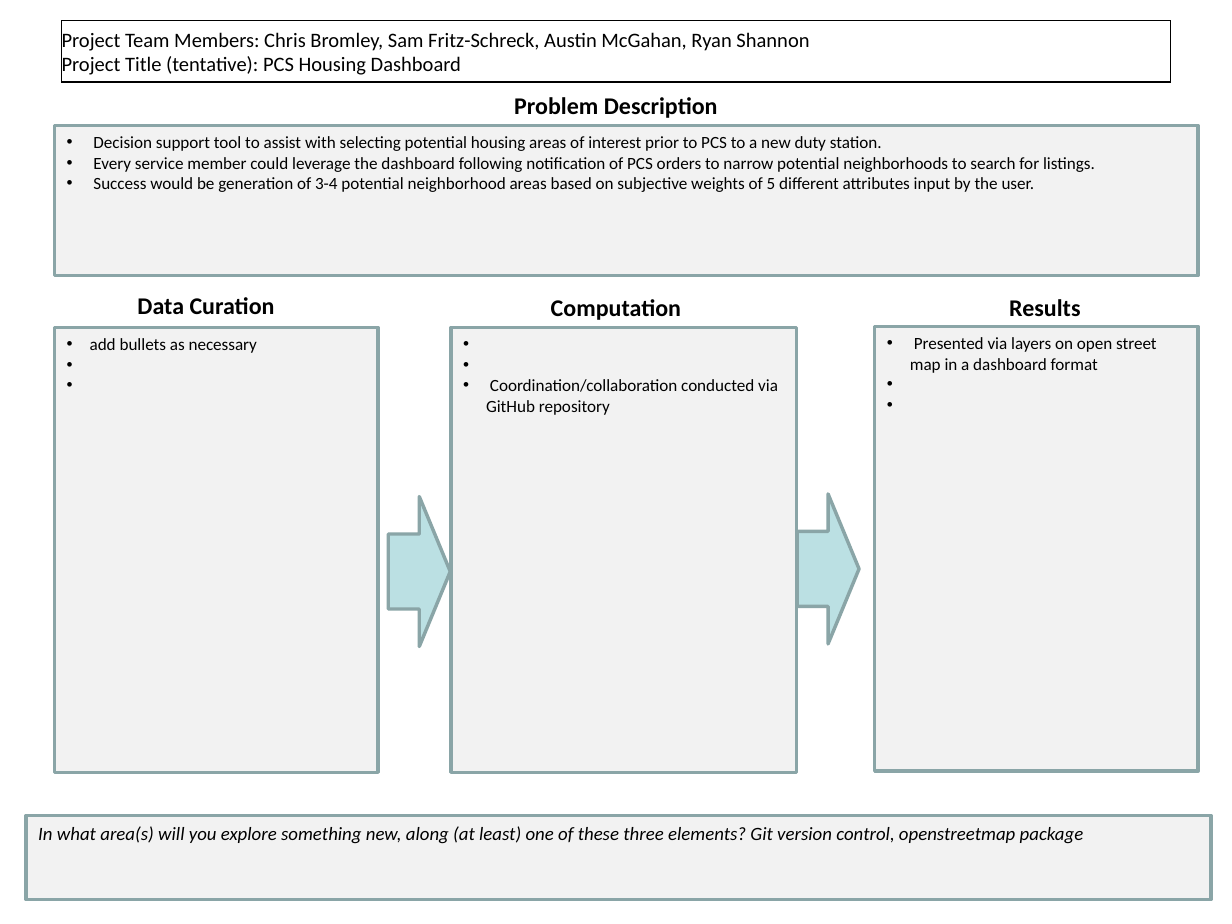
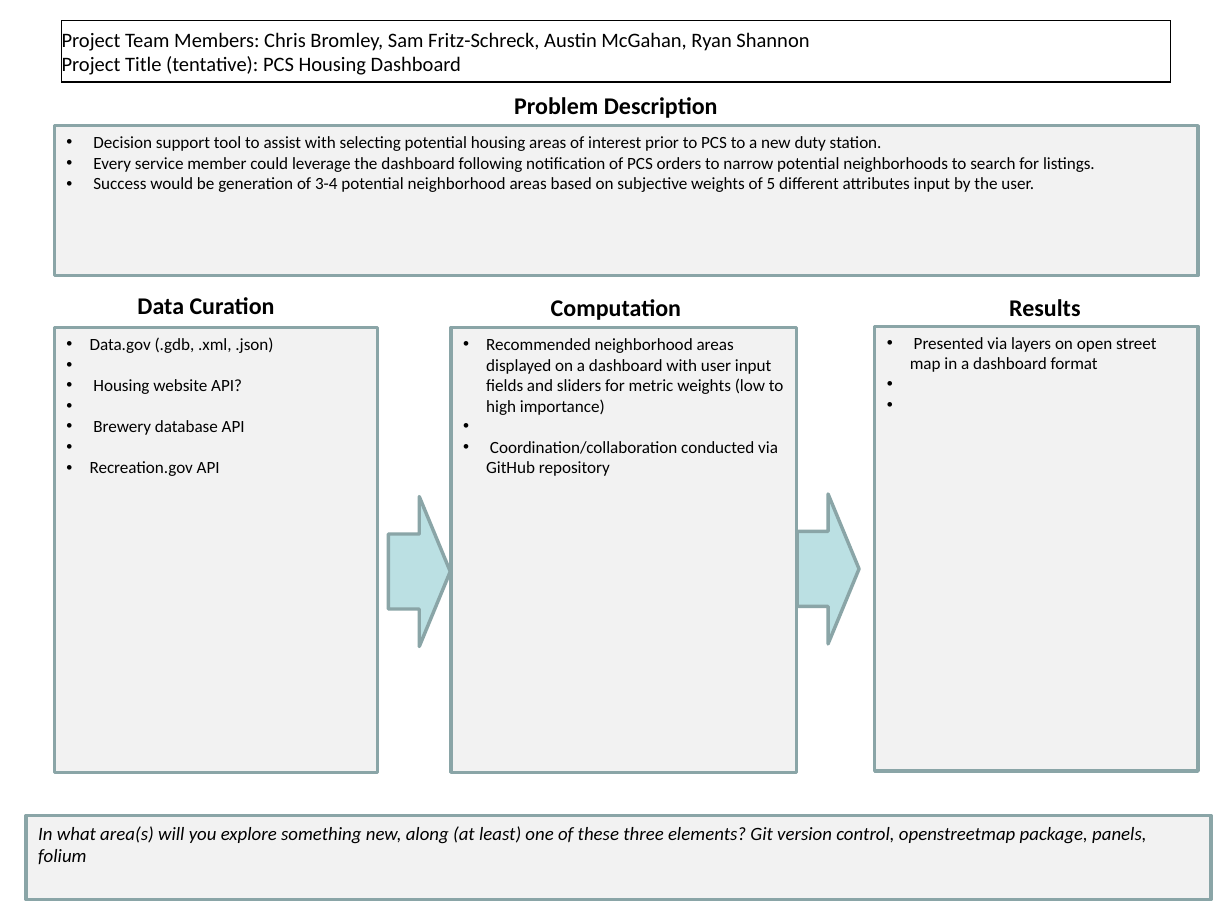
Before and after one commit to SamFritz-Schreck/OA3801FinalProject, a slide deck: slide 1 of FinalProject_worksheet.pptx. Drawn at 1232x924 pixels with LibreOffice and Linux fonts; fonts in the diff are those of the drawing. Boxes give left, top, right and bottom in pixels: in the first picture for what was removed or moved away, otherwise in the second. Text is boxed around its words. In the diff, an @@ line names an element or a change of style, - is before the commit and + after.

```diff
--- a/FinalProject_worksheet.pptx
+++ b/FinalProject_worksheet.pptx
@@ text in rectangle at (x1=90, y1=337, x2=273, y2=476): text changed @@
-• add bullets as necessary
+• Data.gov (.gdb, .xml, .json)
+• Housing website API?
+• Brewery database API
+• Recreation.gov API
@@ text in rectangle at (x1=486, y1=338, x2=784, y2=415): paragraph added @@
+• Recommended neighborhood areas displayed on a dashboard with user input fields and sliders for metric weights (low to high importance)
@@ text in rectangle at (x1=38, y1=826, x2=1146, y2=864): text changed @@
-In what area(s) will you explore something new, along (at least) one of these three elements? Git version control, openstreetmap package
+In what area(s) will you explore something new, along (at least) one of these three elements? Git version control, openstreetmap package, panels, folium
```
